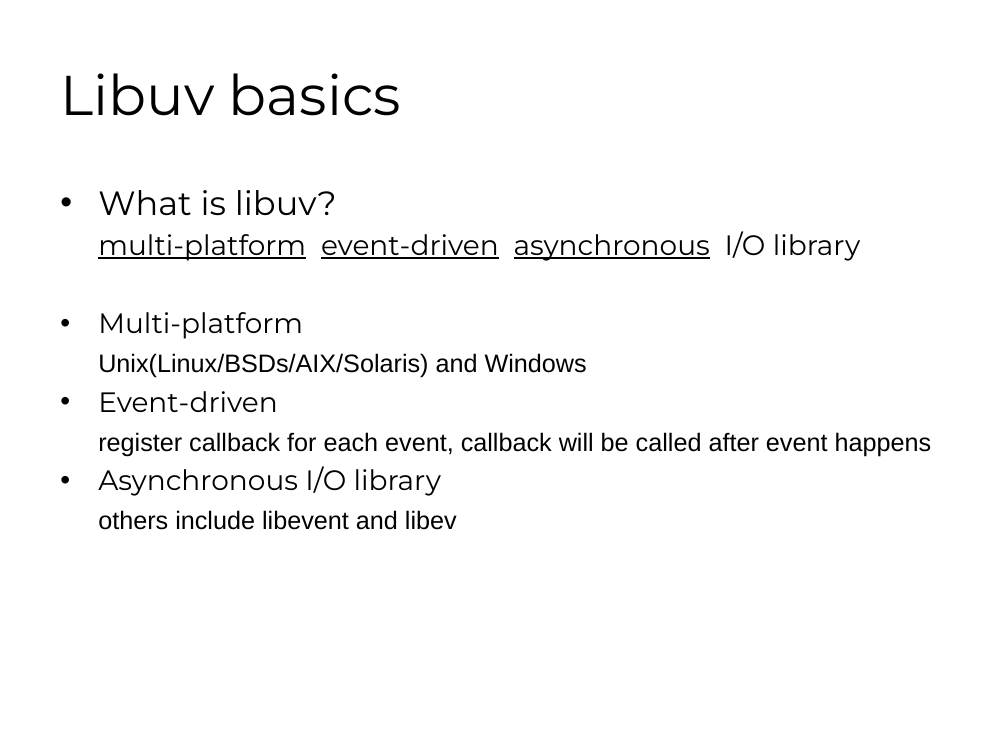
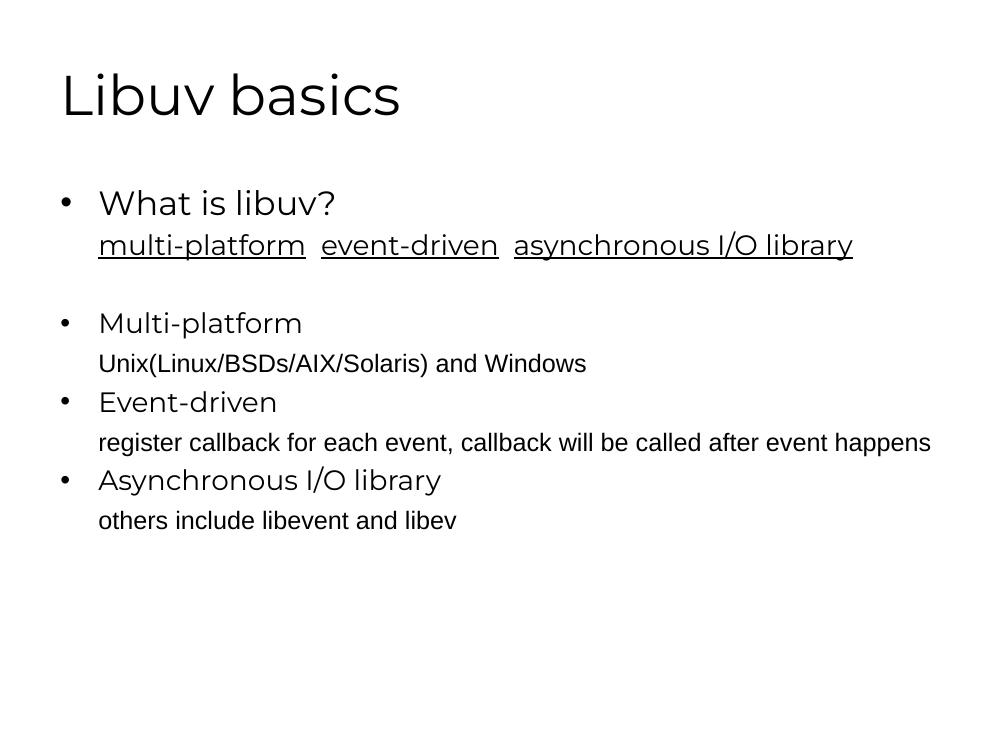
Before and after one commit to young-mu/libuv, a slide deck: slide 4 of libuv.pptx. Drawn at 1008x756 pixels with LibreOffice and Linux fonts; fonts in the diff are those of the drawing. Boxes give left, top, right and bottom in pixels: in the first picture for what was removed or moved away, otherwise in the second. Text is boxed around its words. In the diff, an @@ line names an element or a change of style, - is before the commit and + after.

```diff
--- a/libuv.pptx
+++ b/libuv.pptx
@@ text at (98,231,852,261): underline on in "I/O library" @@
```
Also in this commit, not shown: 14 other slides changed, 1 slide added, 3 other files.
